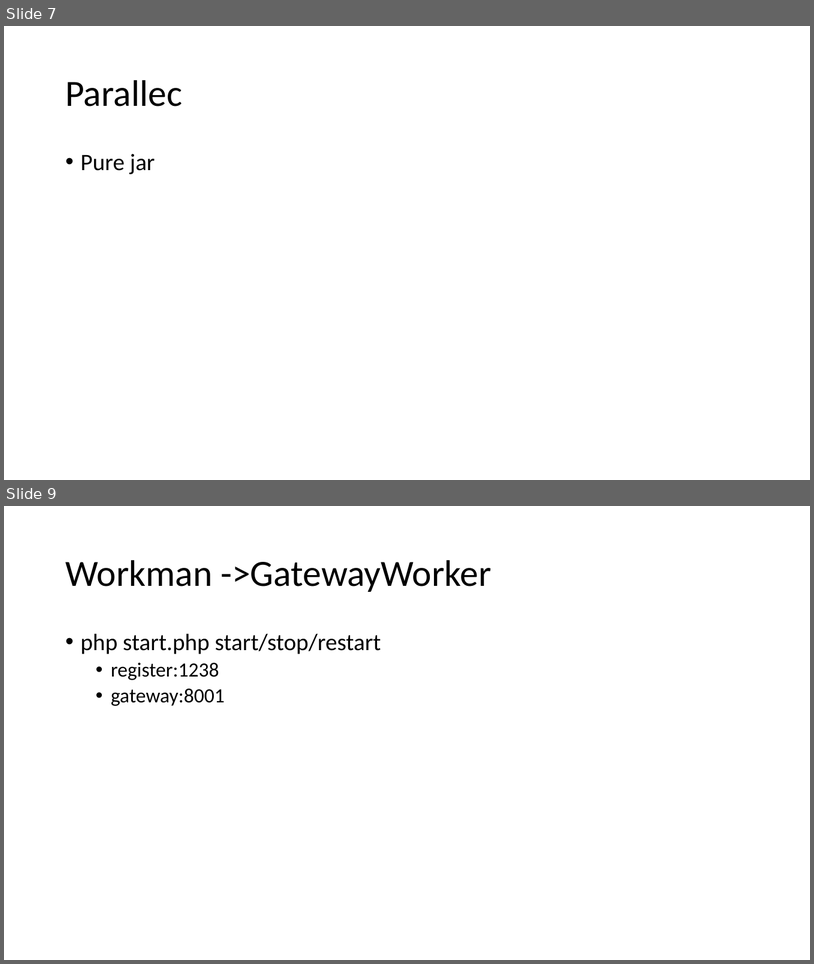
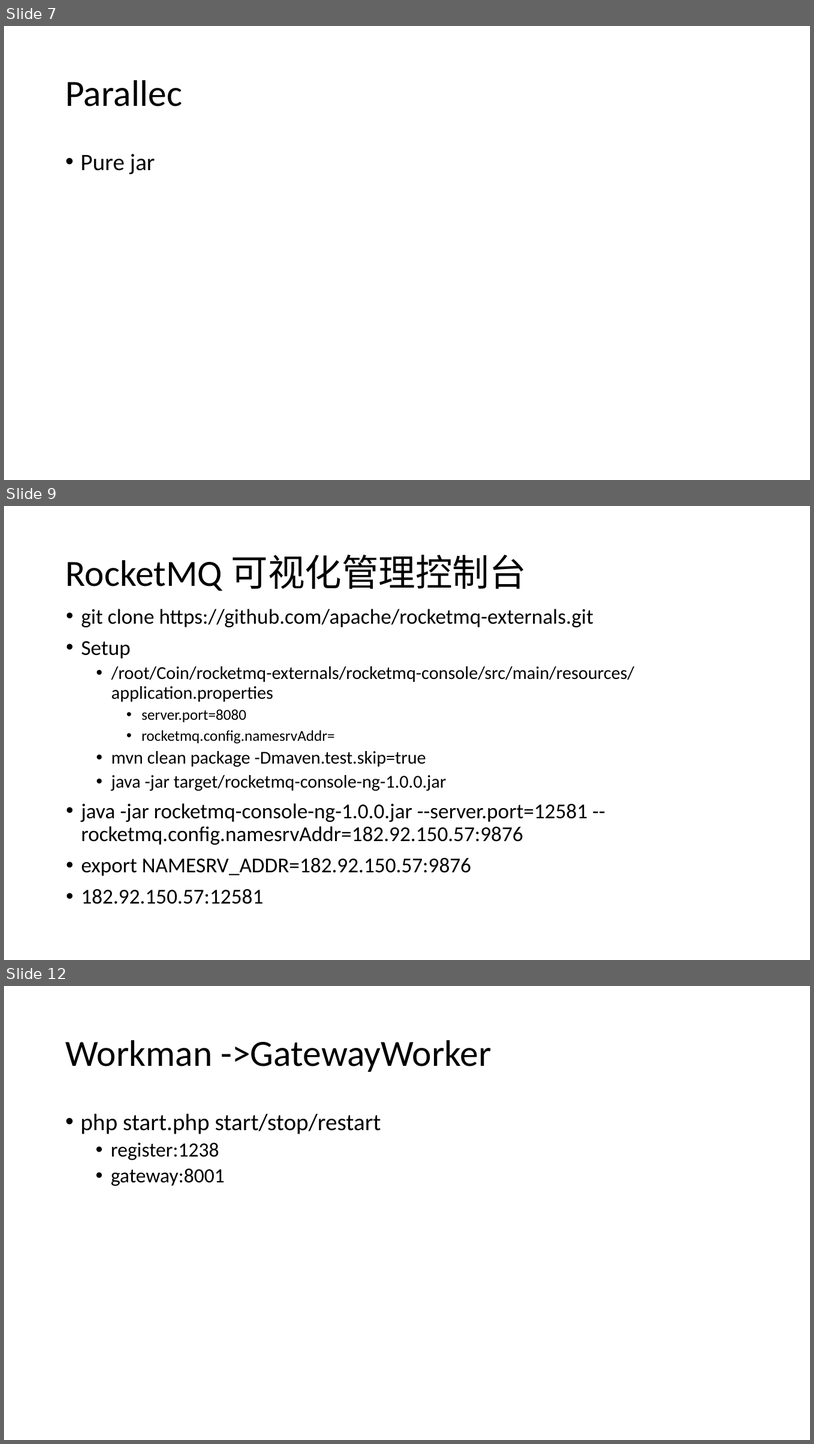
Before and after one commit to csliangdu/ExchangeAgg, a slide deck: doc/Coin.pptx. Shown one above the other, each under a label of ours: slides 7 and 9 before the commit, slides 7, 9 and 12 after it; the slides between them are not shown. The pictures are 814x964 and 814x1444 pixels, drawn with LibreOffice and Linux fonts; fonts in the diff are those of the drawing. Boxes give left, top, right and bottom in pixels: in the first picture for what was removed or moved away, otherwise in the second. Text is boxed around its words. In the diff, an @@ line names an element or a change of style, - is before the commit and + after.

```diff
--- a/doc/Coin.pptx
+++ b/doc/Coin.pptx
@@ slide 9 added at <box>4,506,810,960</box>, background #FFFFFF @@
@@ title added at <box>65,555,527,591</box>, 44 pt, text #000000 @@
+RocketMQ 可视化管理控制台
@@ text added at <box>81,609,635,904</box>, 25.2 pt, text #000000 @@
+• git clone https://github.com/apache/rocketmq-externals.git
+• Setup
+  • /root/Coin/rocketmq-externals/rocketmq-console/src/main/resources/application.properties
+    • server.port=8080
+    • rocketmq.config.namesrvAddr=
+  • mvn clean package -Dmaven.test.skip=true
+  • java -jar target/rocketmq-console-ng-1.0.0.jar
+• java -jar rocketmq-console-ng-1.0.0.jar --server.port=12581 --rocketmq.config.namesrvAddr=182.92.150.57:9876
+• export NAMESRV_ADDR=182.92.150.57:9876
+• 182.92.150.57:12581
@@ what was slide 9 is now slide 12 @@
```
Also in this commit, not shown: 1 slide changed, 6 other slides added, 20 other files.
